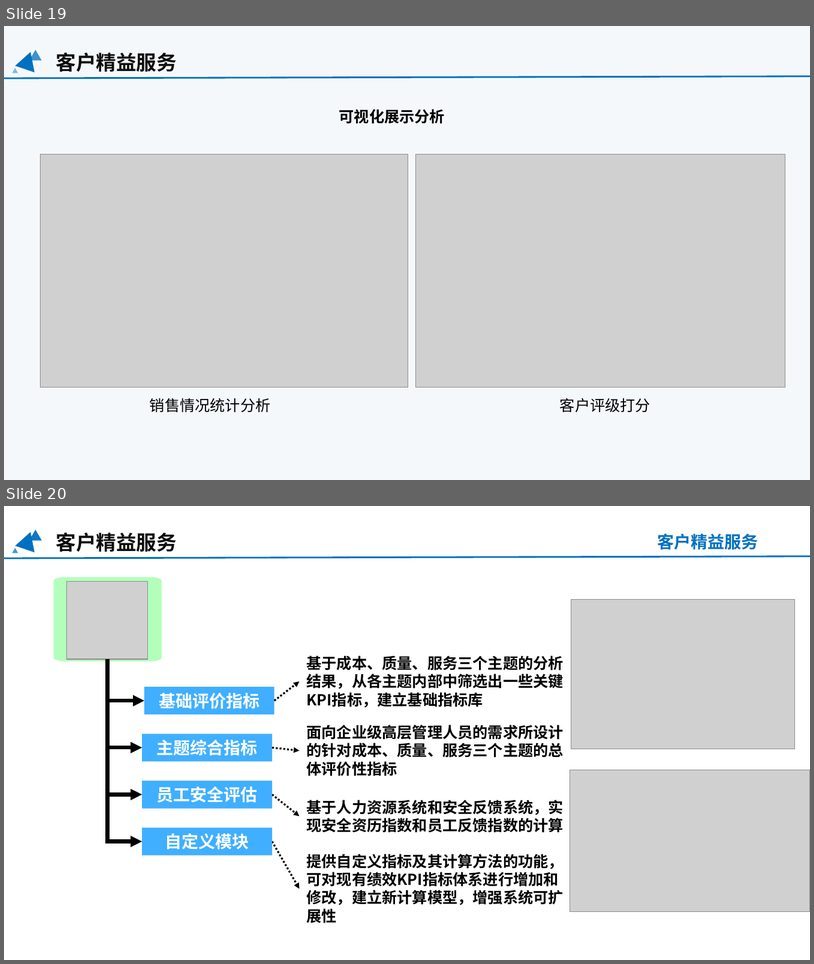
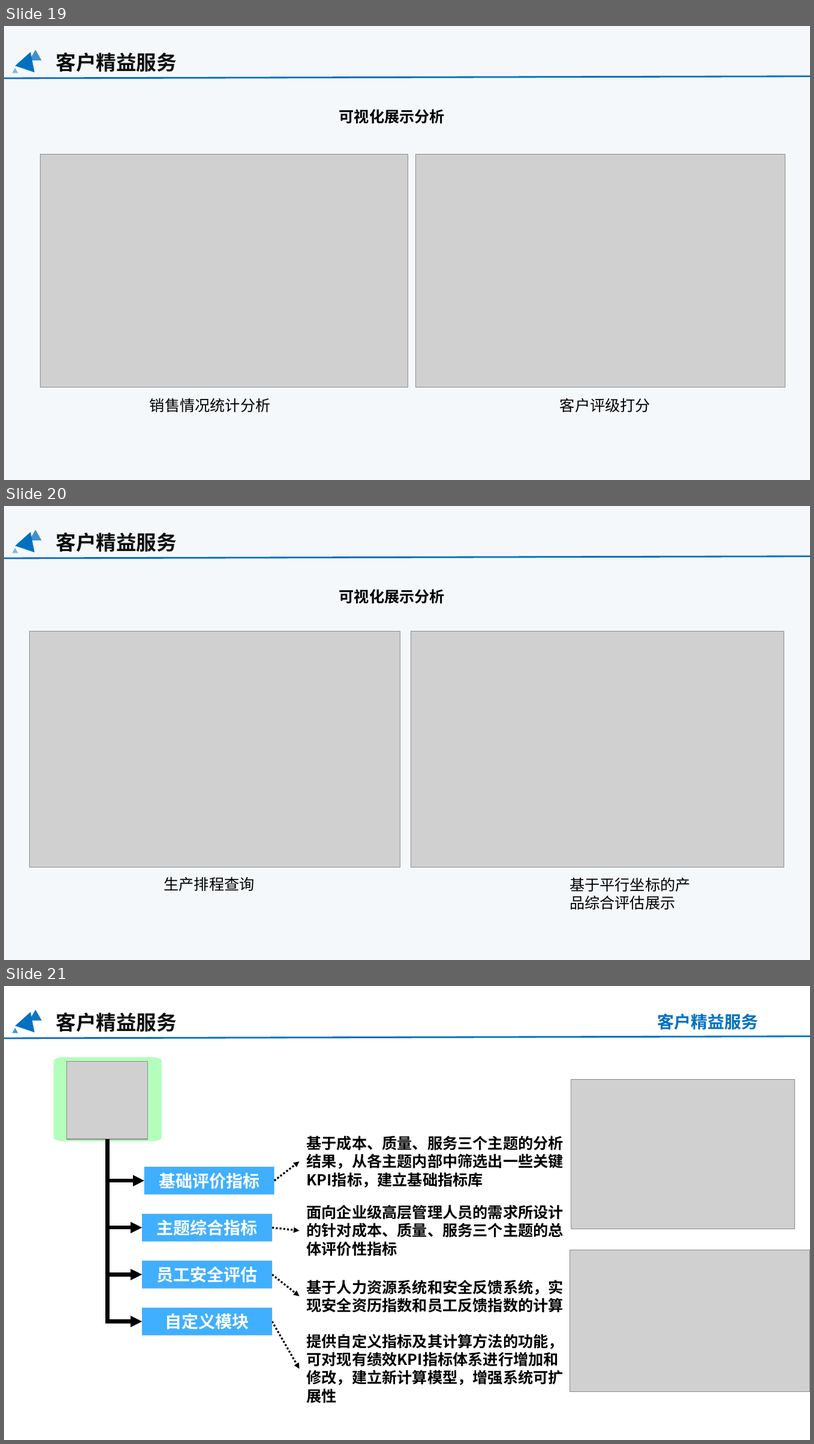
Before and after one commit to y18810919727/RuiMin, a slide deck: 瑞闽0118/瑞闽ppt/瑞闽汇报ppt0118.pptx. Shown one above the other, each under a label of ours: slides 19 and 20 before the commit, slides 19, 20 and 21 after it. The pictures are 814x964 and 814x1444 pixels, drawn with LibreOffice and Linux fonts; fonts in the diff are those of the drawing; grey boxes stand for pictures. Boxes give left, top, right and bottom in pixels: in the first picture for what was removed or moved away, otherwise in the second. Text is boxed around its words. In the diff, an @@ line names an element or a change of style, - is before the commit and + after.

Commit message:
aa

```diff
--- a/瑞闽0118/瑞闽ppt/瑞闽汇报ppt0118.pptx
+++ b/瑞闽0118/瑞闽ppt/瑞闽汇报ppt0118.pptx
@@ slide 20 added at [4, 506, 810, 960], background #0055A2 at 4% opacity @@
@@ triangle added at [15, 529, 40, 552], fill #0070C0 @@
@@ triangle added at [29, 529, 42, 540], fill #0070C0 at 75% opacity @@
@@ text added at [56, 532, 177, 552], 24 pt, text #0D0D0D, bold @@
+客户精益服务
@@ line added from (4, 558) to (810, 556), #0070C0 2 pt @@
@@ triangle added at [12, 548, 18, 553], fill #0070C0 at 47% opacity @@
@@ text added at [339, 589, 445, 604], 18 pt, text #000000, bold @@
+可视化展示分析
@@ picture added at [29, 631, 400, 867] @@
@@ picture added at [411, 631, 785, 867] @@
@@ text added at [164, 876, 254, 891], 18 pt, text #000000 @@
+生产排程查询
@@ text added at [570, 877, 691, 909], 18 pt, text #000000 @@
+基于平行坐标的产品综合评估展示
@@ what was slide 20 is now slide 21 @@
```
